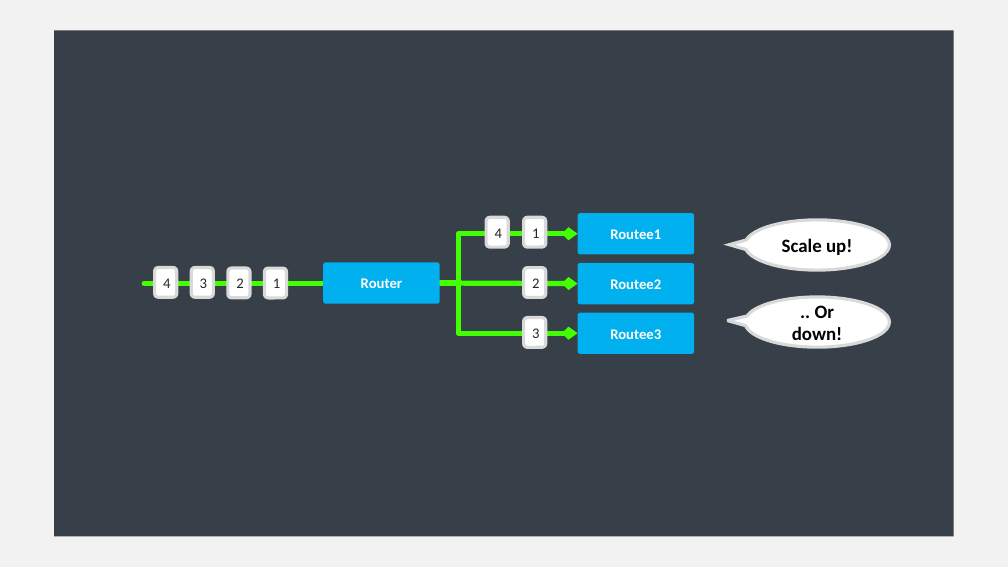
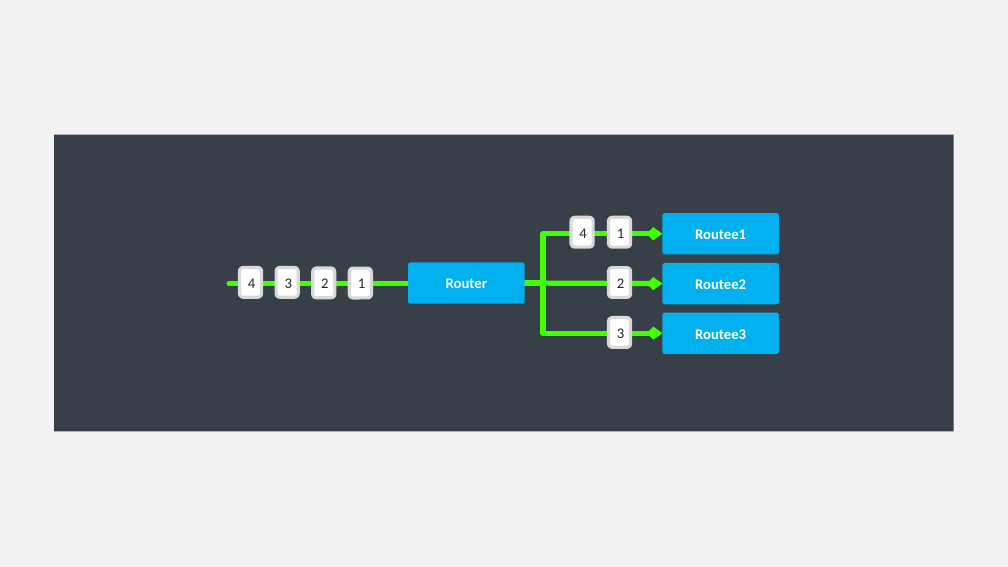
Before and after one commit to asynkron/website, a slide deck: slide 30 of media/logo.pptx. Drawn at 1008x567 pixels with LibreOffice and Linux fonts; fonts in the diff are those of the drawing. Boxes give left, top, right and bottom in pixels: in the first picture for what was removed or moved away, otherwise in the second. Text is boxed around its words. In the diff, an @@ line names an element or a change of style, - is before the commit and + after.

```diff
--- a/media/logo.pptx
+++ b/media/logo.pptx
@@ rectangle: place and size @@
-rectangle at box(54, 30, 954, 536)
+rectangle at box(54, 135, 954, 431)
@@ speech bubble removed at box(745, 220, 889, 270) @@
-Scale up!
@@ 12 rounded rectangles, 2 elbow arrows, 1 arrow, 1 line: place and size @@
-12 rounded rectangles, 2 elbow arrows, 1 arrow, 1 line at box(144, 213, 694, 354)
+12 rounded rectangles, 2 elbow arrows, 1 arrow, 1 line at box(229, 213, 779, 354)
@@ speech bubble removed at box(745, 297, 889, 347) @@
-.. Or down!
```
Also in this commit, not shown: 5 other slides changed, 7 other files.
